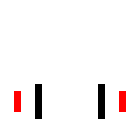
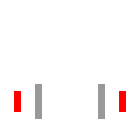
Layer changes from the first w=140, h=140 image to the second:
painted on "Calque 1" over (x1=35, y1=84, x2=105, y2=119)
